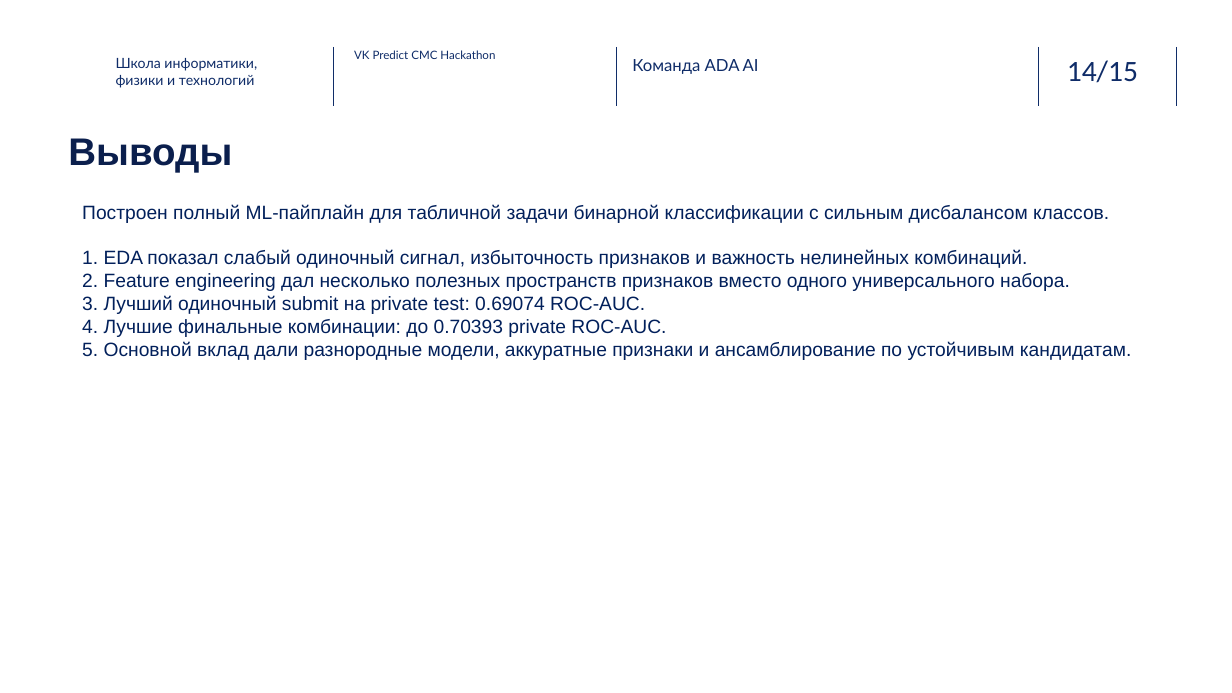
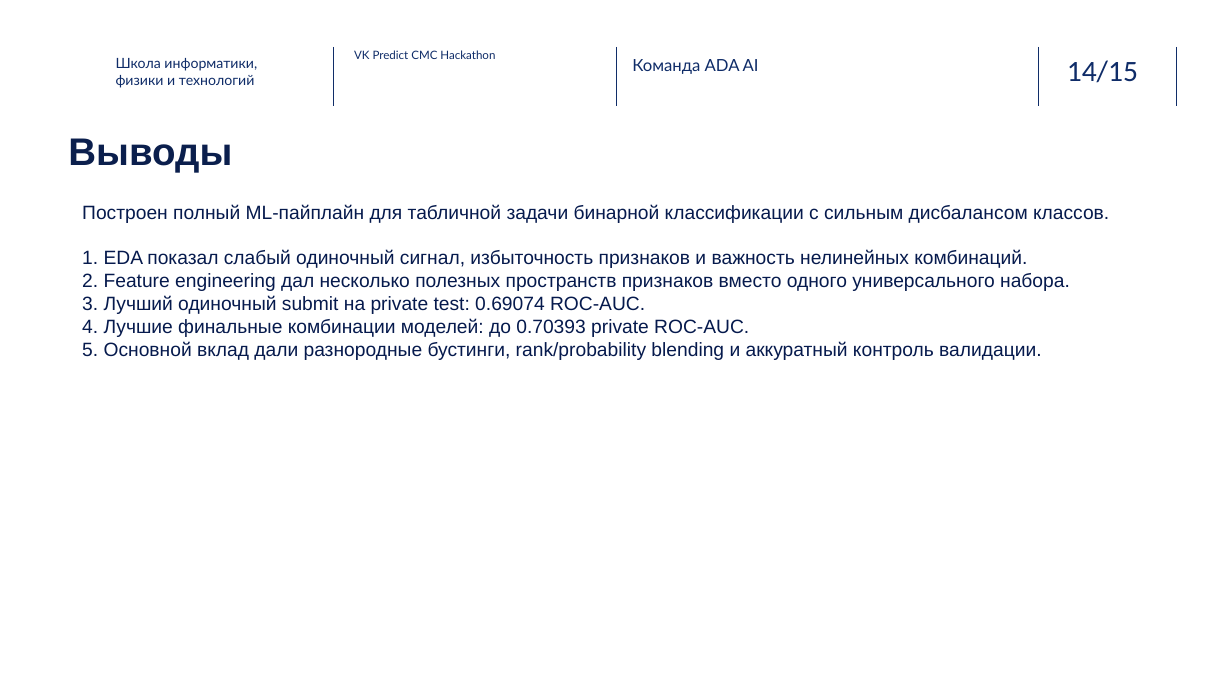
Before and after one commit to medlopi/ml-project-adaai_VK_predict_hackathon, a slide deck: slide 14 of presentation/vk_predict_cmc.pptx. Drawn at 1232x693 pixels with LibreOffice and Linux fonts; fonts in the diff are those of the drawing; background and template pictures are left out. Boxes give left, top, right and bottom in pixels: in the first picture for what was removed or moved away, otherwise in the second. Text is boxed around its words. In the diff, an @@ line names an element or a change of style, - is before the commit and + after.

```diff
--- a/presentation/vk_predict_cmc.pptx
+++ b/presentation/vk_predict_cmc.pptx
@@ text at [82, 318, 1041, 360]: text changed; text colour #02205B to #061A4D @@
-4. Лучшие финальные комбинации: до 0.70393 private ROC-AUC.
-5. Основной вклад дали разнородные модели, аккуратные признаки и ансамблирование по устойчивым кандидатам.
+4. Лучшие финальные комбинации моделей: до 0.70393 private ROC-AUC.
+5. Основной вклад дали разнородные бустинги, rank/probability blending и аккуратный контроль валидации.
```
Also in this commit, not shown: 3 other slides changed.
